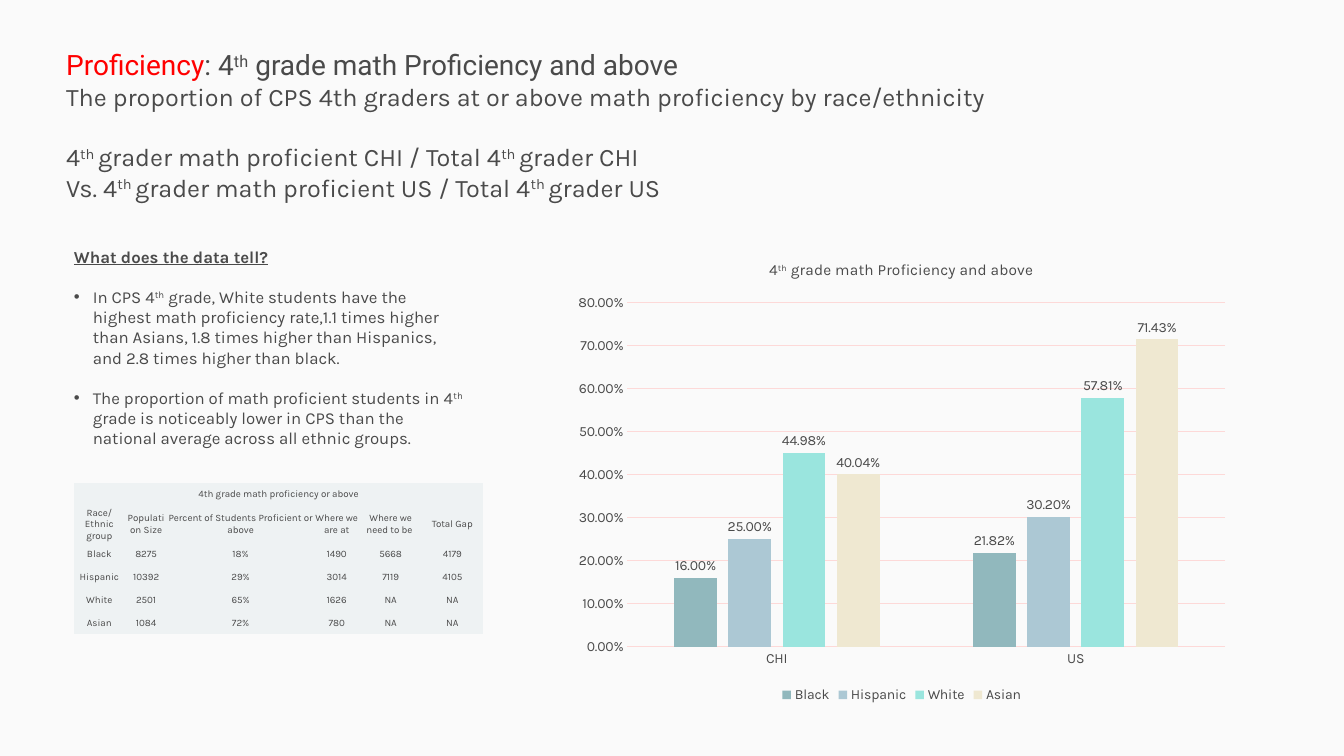
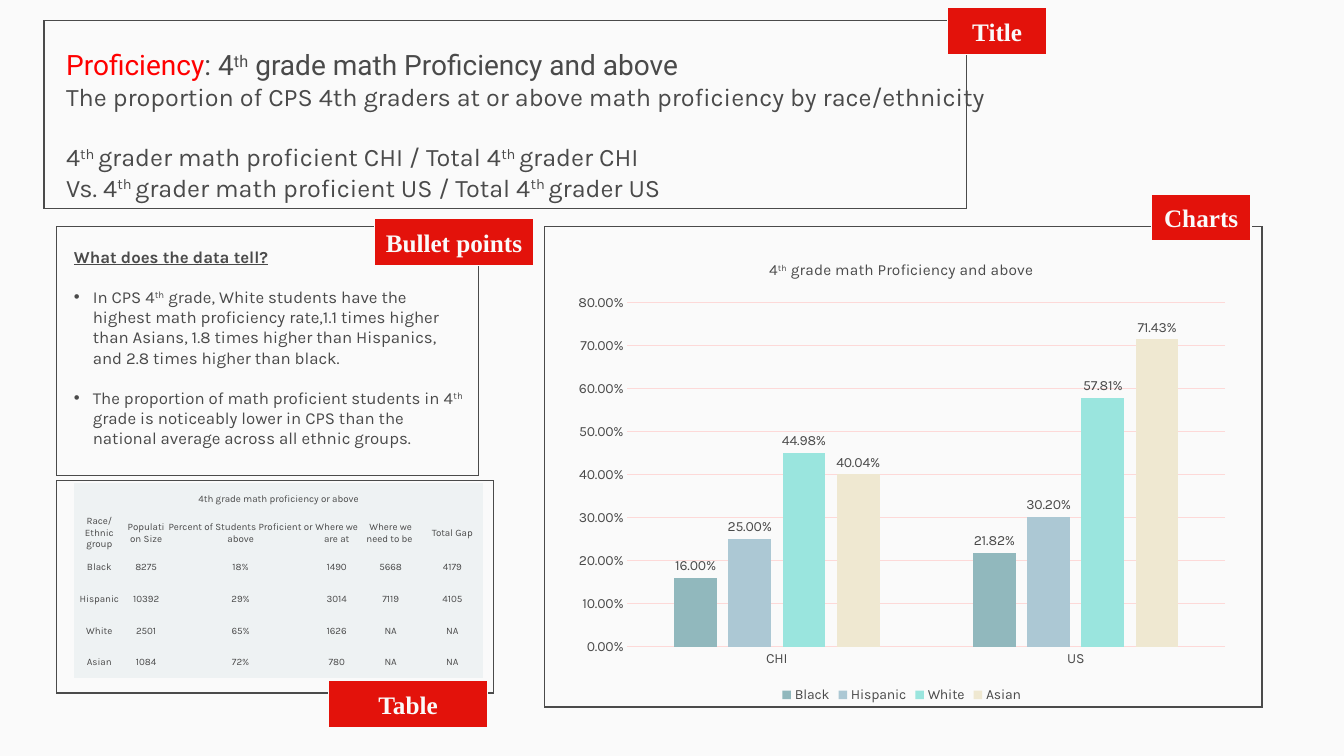
Before and after one commit to p33chicago/P33-DEI-dashboard-project, a slide deck: slide 3 of docs/Deep diving plots.pptx. Drawn at 1344x756 pixels with LibreOffice and Linux fonts; fonts in the diff are those of the drawing. Boxes give left, top, right and bottom in pixels: in the first picture for what was removed or moved away, otherwise in the second. Text is boxed around its words. In the diff, an @@ line names an element or a change of style, - is before the commit and + after.

```diff
--- a/docs/Deep diving plots.pptx
+++ b/docs/Deep diving plots.pptx
@@ rectangle added at (43,20,967,209), outline #4A4A4A 1 pt @@
@@ rectangle added at (948,7,1048,54), fill #E3120B, outline #FAFAFA 1 pt, 18 pt, text #FAFAFA, bold @@
+Title
@@ rectangle added at (1151,195,1251,242), fill #E3120B, outline #FAFAFA 1 pt, 18 pt, text #FAFAFA, bold @@
+Charts
@@ rectangle added at (56,226,479,475), outline #4A4A4A 1 pt @@
@@ rectangle added at (374,219,533,266), fill #E3120B, outline #FAFAFA 1 pt, 18 pt, text #FAFAFA, bold @@
+Bullet points
@@ rectangle added at (544,226,1262,707), outline #4A4A4A 1 pt @@
@@ rectangle added at (56,481,494,694), outline #4A4A4A 1 pt @@
@@ table: place and size @@
-table at (74,483,483,630)
+table at (74,483,483,677)
@@ rectangle added at (329,681,488,728), fill #E3120B, outline #FAFAFA 1 pt, 18 pt, text #FAFAFA, bold @@
+Table
```
Also in this commit, not shown: 1 other slide changed, 1 slide added, 1 other file.
